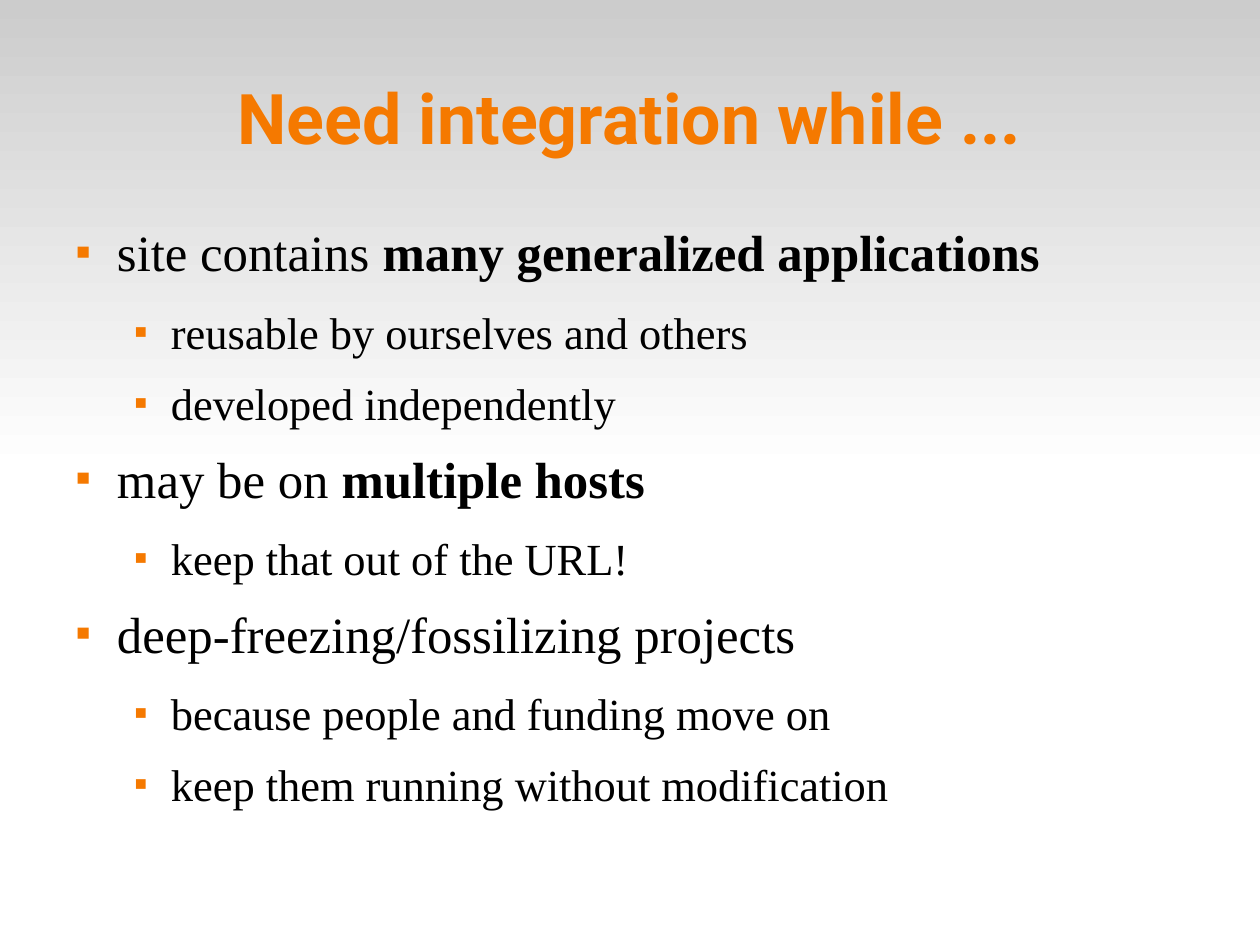
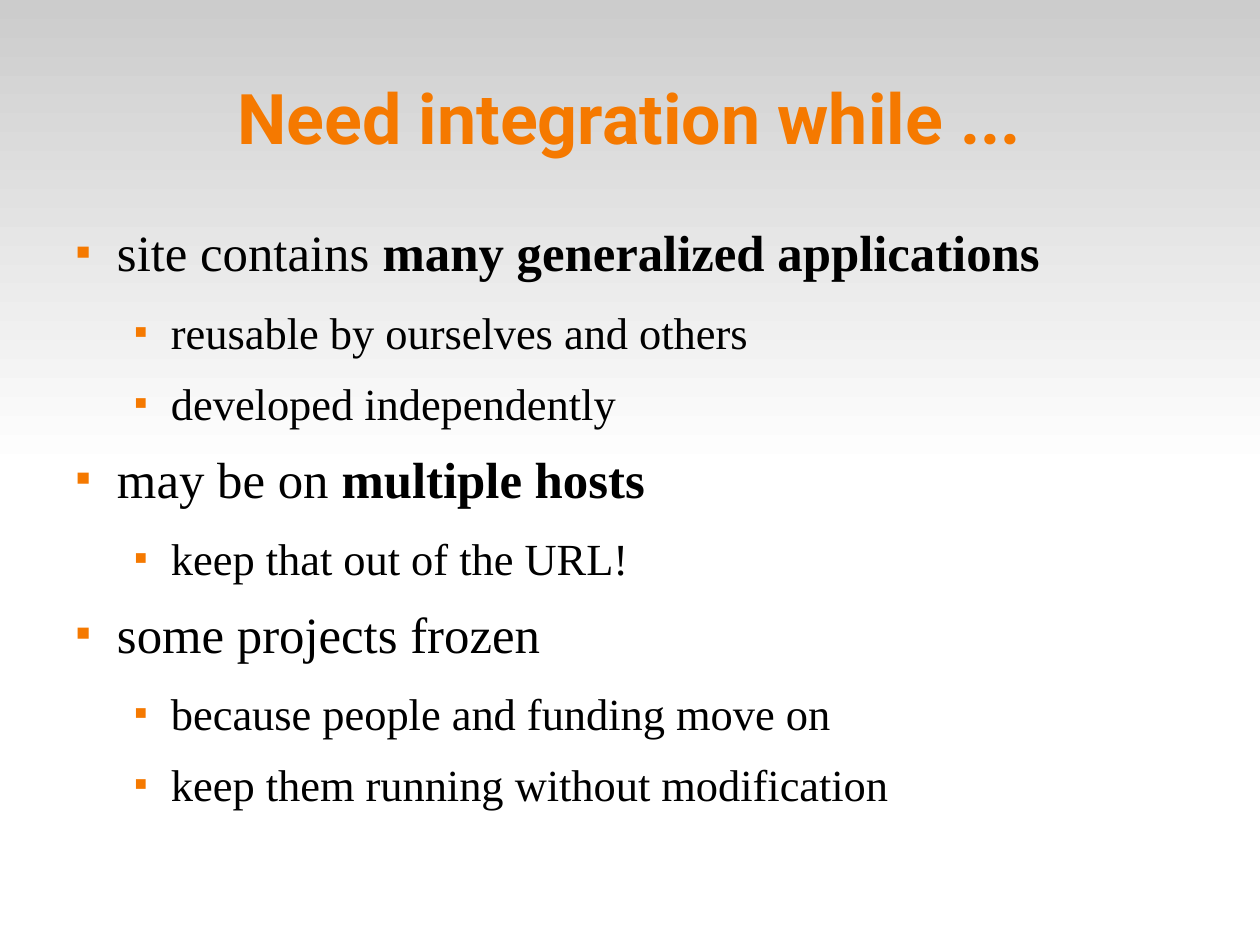
Before and after one commit to solgenomics/Ambikon, a slide deck: slide 9 of doc/presentations/ambikon_intro.odp (slide 8 before the commit). Drawn at 1260x945 pixels with LibreOffice and Linux fonts; fonts in the diff are those of the drawing. Boxes give left, top, right and bottom in pixels: in the first picture for what was removed or moved away, otherwise in the second. Text is boxed around its words. In the diff, an @@ line names an element or a change of style, - is before the commit and + after.

```diff
--- a/doc/presentations/ambikon_intro.odp
+++ b/doc/presentations/ambikon_intro.odp
@@ text at bbox=[117, 617, 540, 663]: text changed @@
-■ deep-freezing/fossilizing projects
+■ some projects frozen
```
Also in this commit, not shown: 10 other slides changed, 1 slide added, 1 slide removed.
